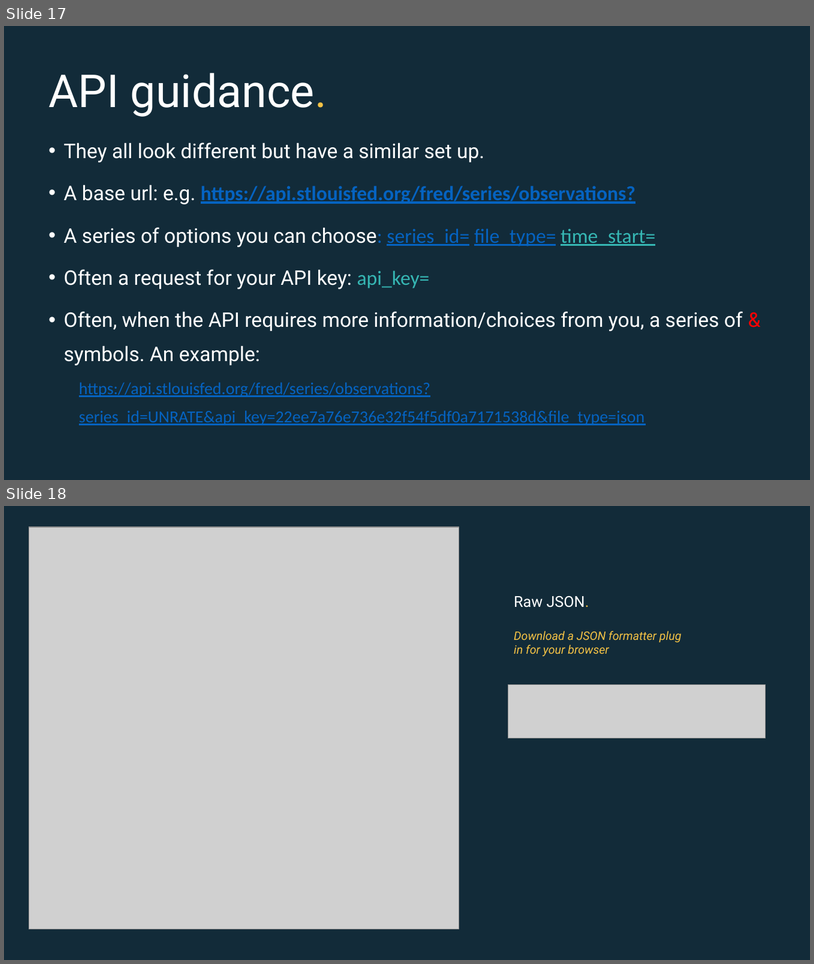
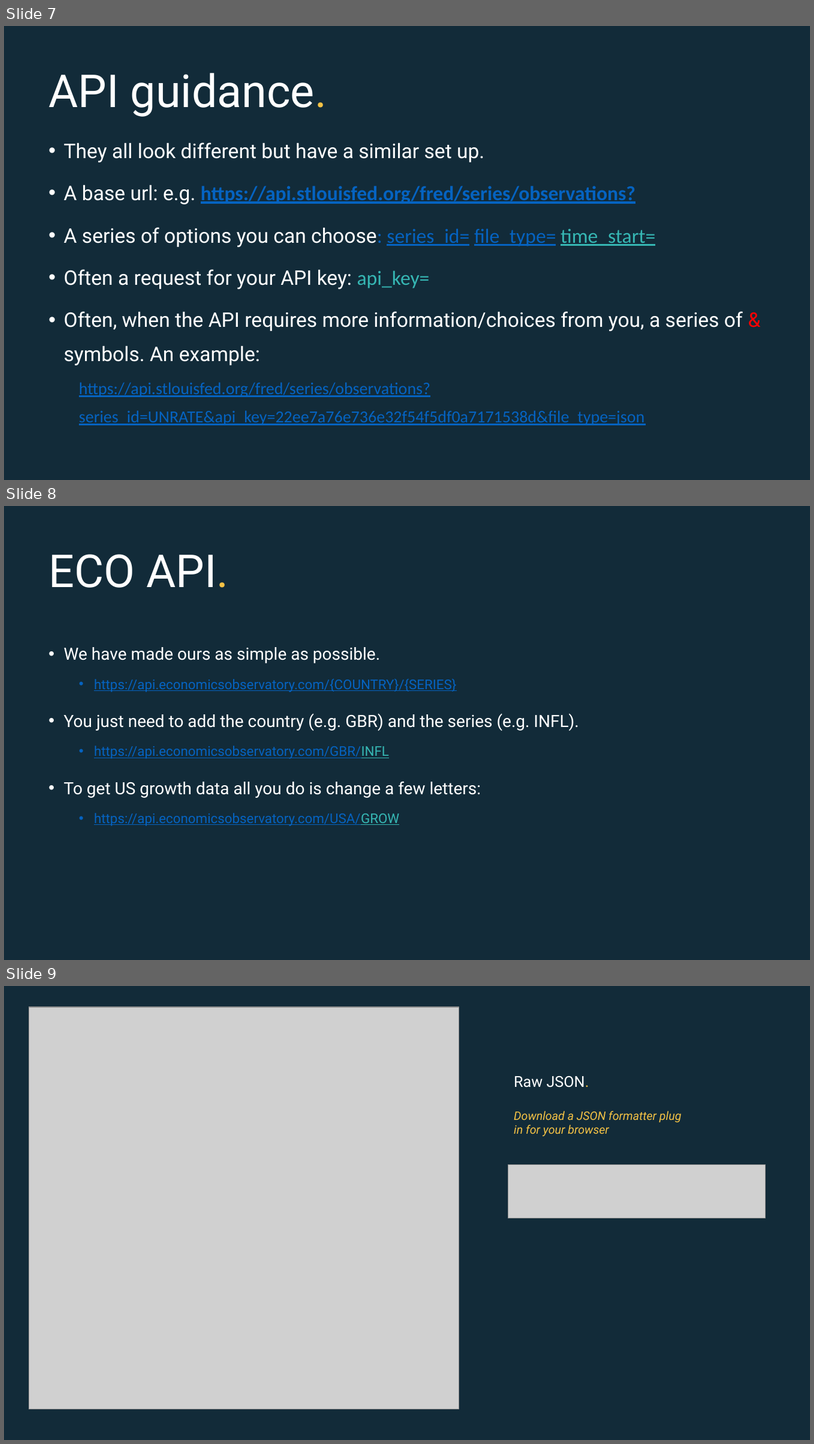
Before and after one commit to EconomicsObservatory/courses, a slide deck: 3/s3_Accessing_data_programmatically.pptx. Shown one above the other, each under a label of ours: slides 17 and 18 before the commit, slides 7, 8 and 9 after it. The pictures are 814x964 and 814x1444 pixels, drawn with LibreOffice and Linux fonts; fonts in the diff are those of the drawing; grey boxes stand for pictures. Boxes give left, top, right and bottom in pixels: in the first picture for what was removed or moved away, otherwise in the second. Text is boxed around its words. In the diff, an @@ line names an element or a change of style, - is before the commit and + after.

```diff
--- a/3/s3_Accessing_data_programmatically.pptx
+++ b/3/s3_Accessing_data_programmatically.pptx
@@ slide 8 added at [4,506,810,960], background #122B39 @@
@@ title added at [48,554,229,588], 54 pt, text #FFFFFF @@
+ECO API.
@@ text added at [64,647,579,826], 16 pt, text #0563C1, underline @@
+• We have made ours as simple as possible.
+  • https://api.economicsobservatory.com/{COUNTRY}/{SERIES}
+• You just need to add the country (e.g. GBR) and the series (e.g. INFL).
+  • https://api.economicsobservatory.com/GBR/INFL
+• To get US growth data all you do is change a few letters:
+  • https://api.economicsobservatory.com/USA/GROW
@@ what was slide 17 is now slide 7 @@
@@ what was slide 18 is now slide 9 @@
```
Also in this commit, not shown: 4 slides changed, 3 other slides added, 3 slides removed, 6 other files.
